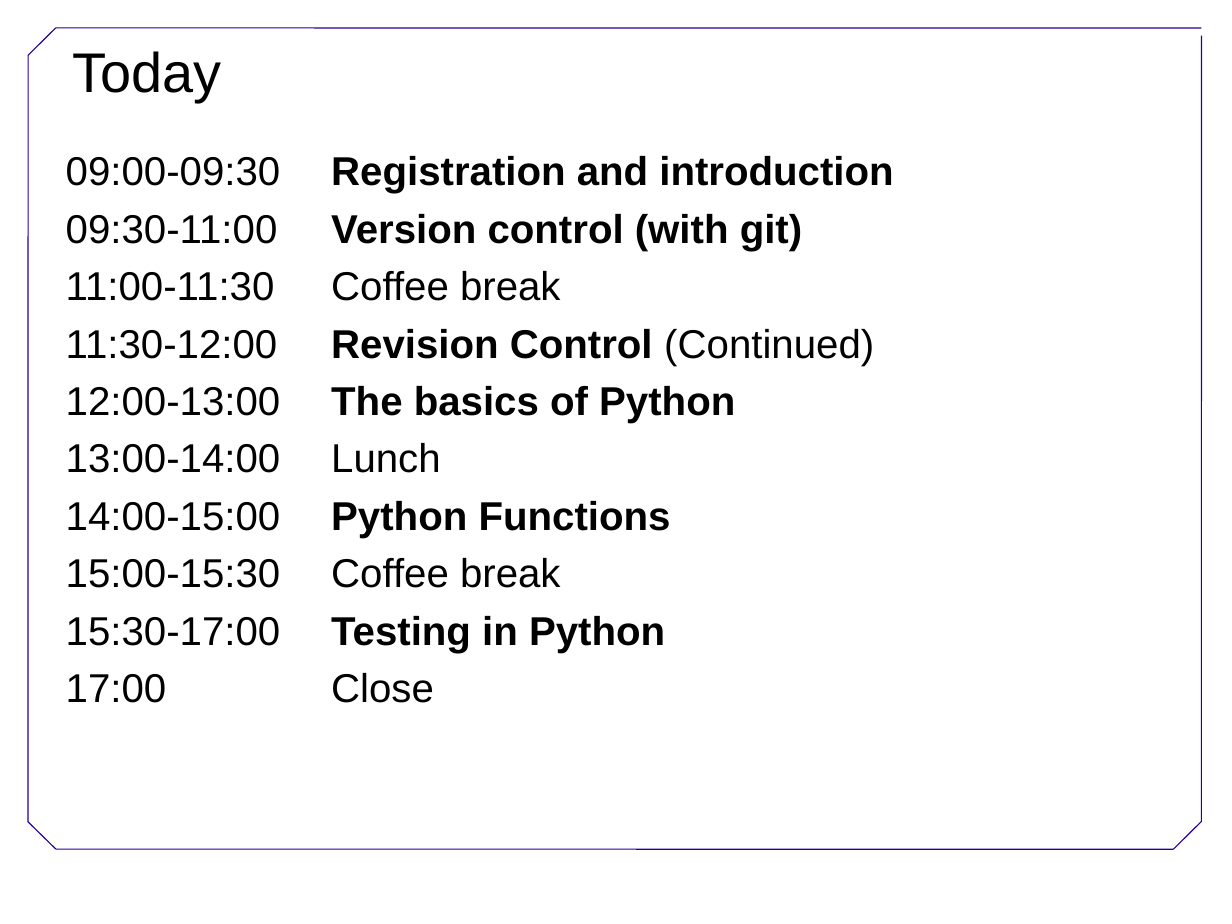
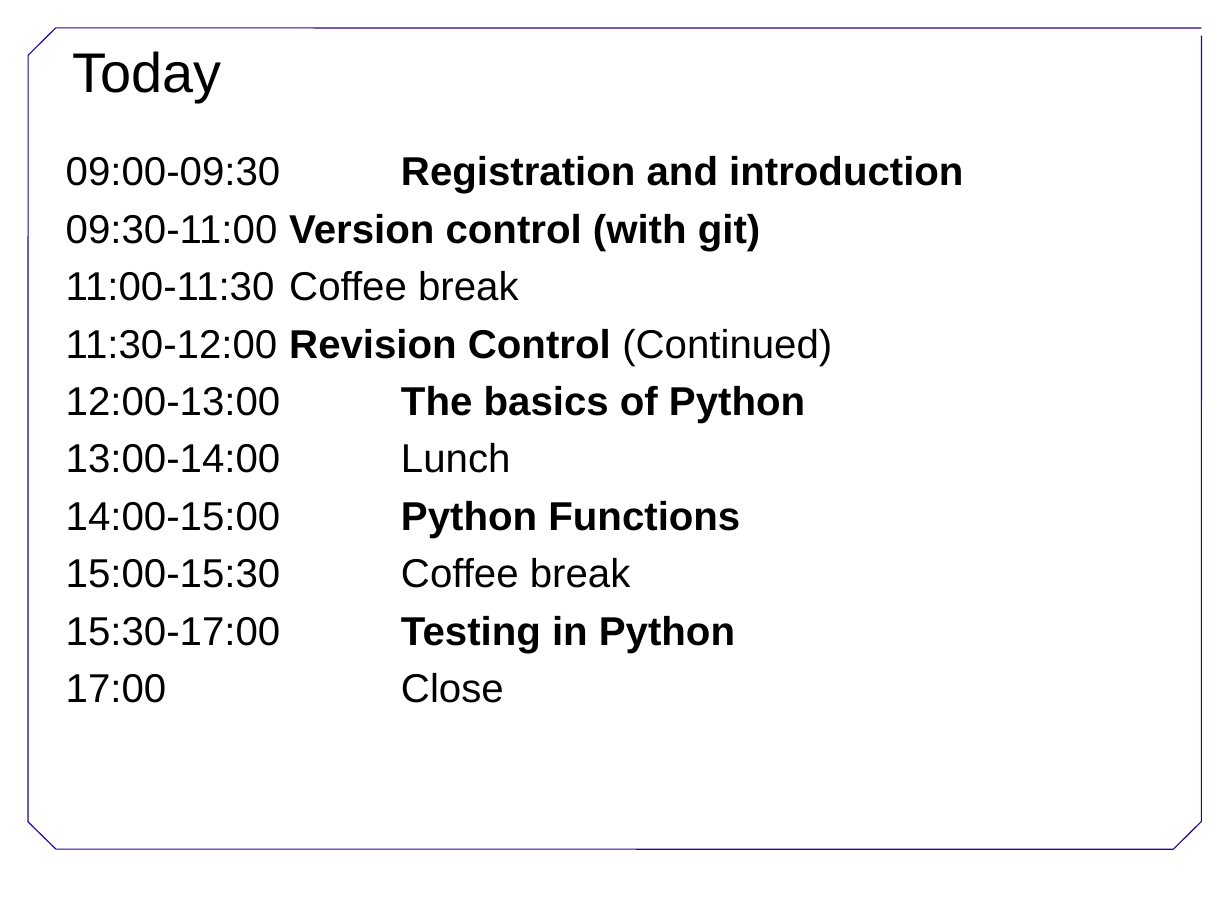
Before and after one commit to swcarpentry/DEPRECATED-boot-camps, a slide deck: slide 2 of Welcome.ppt. Drawn at 1232x924 pixels with LibreOffice and Linux fonts; fonts in the diff are those of the drawing; background and template pictures are left out. Boxes give left, top, right and bottom in pixels: in the first picture for what was removed or moved away, otherwise in the second. Text is boxed around its words. In the diff, an @@ line names an element or a change of style, - is before the commit and + after.

```diff
--- a/Welcome.ppt
+++ b/Welcome.ppt
@@ text "09:00-09:30 Registration and introduction" at [66, 156, 963, 703]: indent changed @@
```
Also in this commit, not shown: 2 other slides changed.
